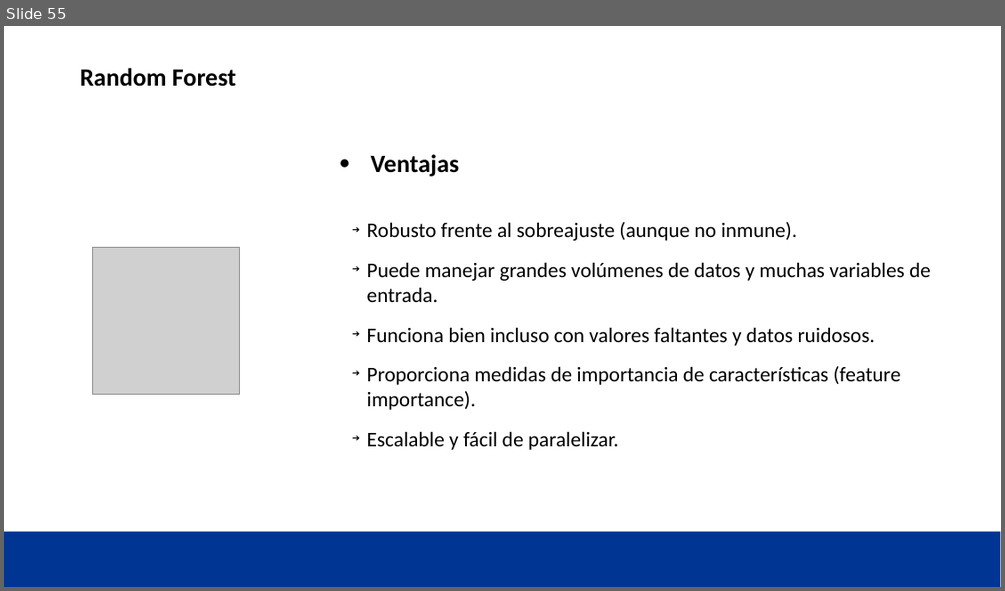
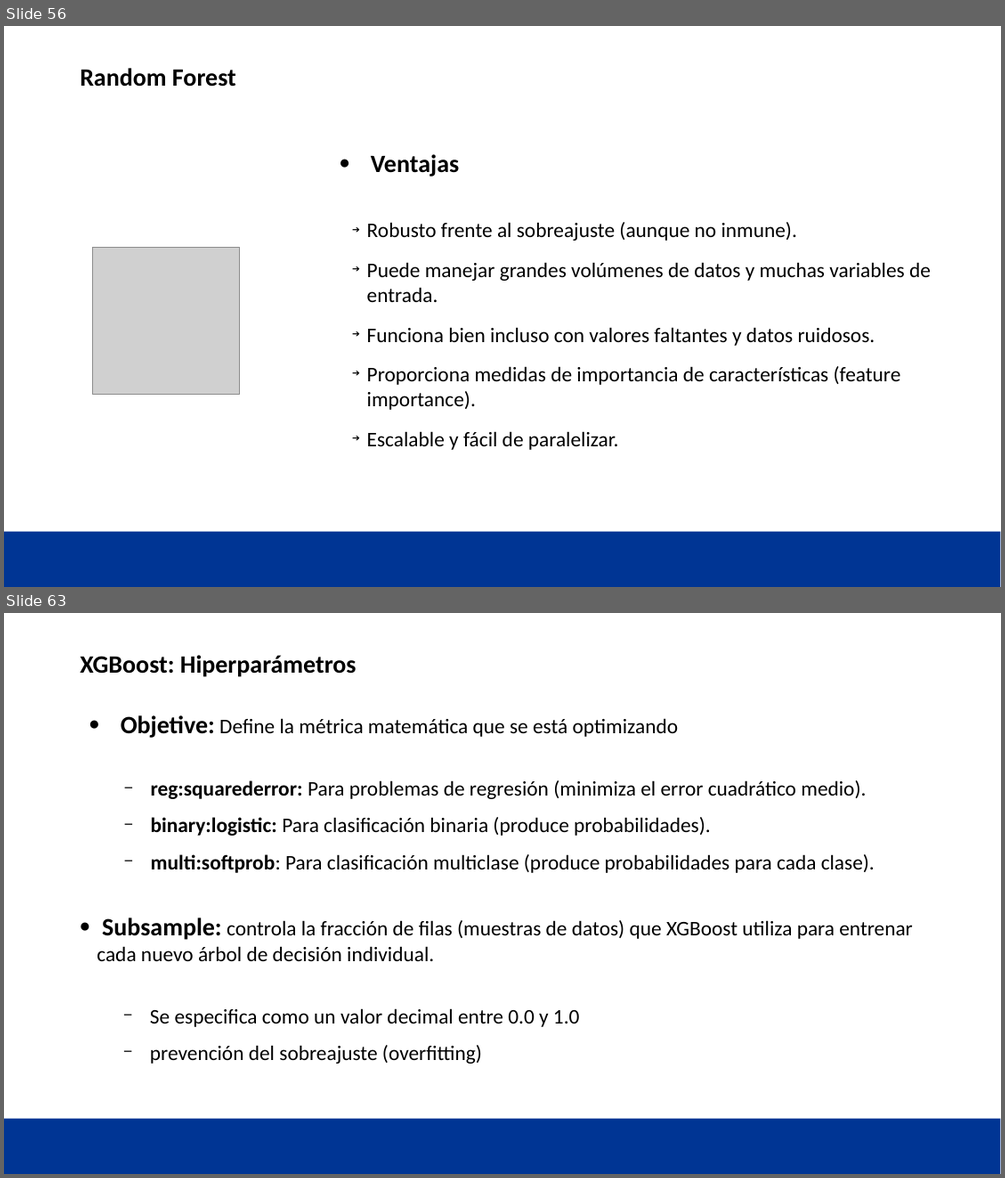
Before and after one commit to JavierRabal/CirceMachineLearning, a slide deck: Supervisado/Supervisado 2.pptx. Shown one above the other, each under a label of ours: slide 55 before the commit, slides 56 and 63 after it; the slides between them are not shown. The pictures are 1005x591 and 1005x1178 pixels, drawn with LibreOffice and Linux fonts; fonts in the diff are those of the drawing; grey boxes stand for pictures; background and template pictures are left out. Boxes give left, top, right and bottom in pixels: in the first picture for what was removed or moved away, otherwise in the second. Text is boxed around its words. In the diff, an @@ line names an element or a change of style, - is before the commit and + after.

```diff
--- a/Supervisado/Supervisado 2.pptx
+++ b/Supervisado/Supervisado 2.pptx
@@ slide 63 added at <box>4,613,1001,1174</box>, background #FFFFFF; not listed: 1 template element that a slide beside it also shows @@
@@ title added at <box>80,655,356,677</box>, 24 pt, text #000000, bold @@
+XGBoost: Hiperparámetros
@@ text added at <box>121,715,874,873</box>, 20 pt, text #000000 @@
+● Objetive: Define la métrica matemática que se está optimizando
+  − reg:squarederror: Para problemas de regresión (minimiza el error cuadrático medio).
+  − binary:logistic: Para clasificación binaria (produce probabilidades).
+  − multi:softprob: Para clasificación multiclase (produce probabilidades para cada clase).
@@ text added at <box>97,917,913,1063</box>, 20 pt, text #000000 @@
+● Subsample: controla la fracción de filas (muestras de datos) que XGBoost utiliza para entrenar cada nuevo árbol de decisión individual.
+  − Se especifica como un valor decimal entre 0.0 y 1.0
+  − prevención del sobreajuste (overfitting)
@@ what was slide 55 is now slide 56 @@
```
Also in this commit, not shown: 17 other slides added, 1 other file.
